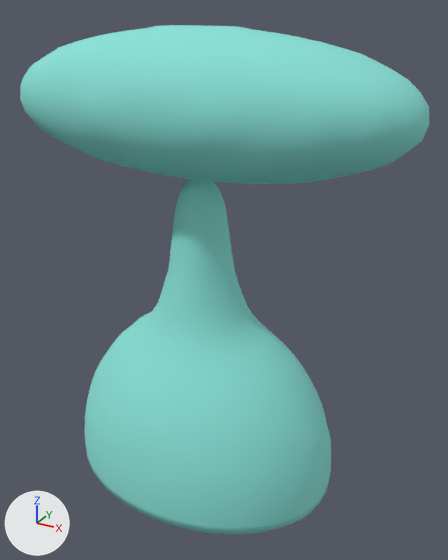
What one commit did to the glTF model game/passengers/models/head_hammer.glb.
The view is the same before and after, from a 50 mm camera at (0.423, -0.702, 0.669) aimed at (0.031, 0.011, 0.312). Lighting does not change. The marker at lower left points along +X, +Y and +Z. The older version comes first. Where no turn or scale is listed for an object, it has been applied to the vertices.

Before the edit, the objects in view are built like this:
```python
me_hammerhead = bpy.data.meshes.new('HammerHead')
me_hammerhead.from_pydata(...)  # 1316 vertices, 2624 faces; spans x -0.287..0.287, y -0.158..0.158, z 0.0..0.648
me_hammerhead.materials.append(mat_alienskin)  # cyan #89e1d7
ob_hammerhead = bpy.data.objects.new('HammerHead', me_hammerhead)
ob_hammerhead.location = (0.0, 0.0, 0.0)
```
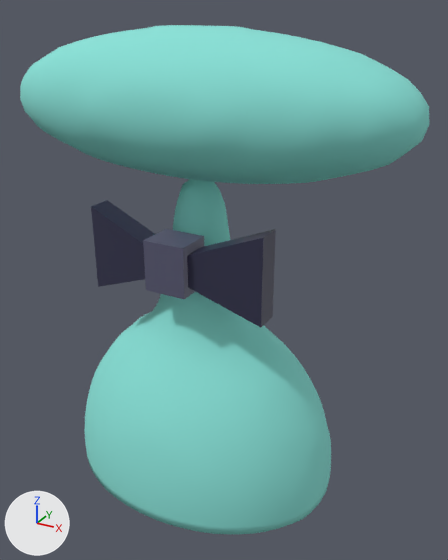
The change in detail:
Material 'AlienTieKnot' (mat_alientieknot) is new.
Its base color is (0.1, 0.1, 0.17) (greyish blue #595973).
Material 'AlienTie' (mat_alientie) is new.
Its base color is (0.03, 0.03, 0.07) (dark blue #30304b).
Mesh me_hammertie_001 is new.
It has 24 vertices, 36 faces and spans x -0.13..0.13, y -0.026..0.03, z -0.06..0.06.
Faces by material slot: [24, 12].
It uses material mat_alientie (dark blue #30304b).
It uses material mat_alientieknot (greyish blue #595973).
Object 'HammerTie' (ob_hammertie) is new; it shows me_hammertie_001.
Its location is (0.0, -0.068, 0.36).

Pixel boxes (x1, y1, x2, y2) of what changed, in the pictures (448 x 560 px):
'HammerTie', added
    after: (91, 200, 276, 327)
    faces in mat_alientie (dark blue #30304b): (91, 200, 276, 327)
    faces in mat_alientieknot (greyish blue #595973): (143, 229, 204, 299)
